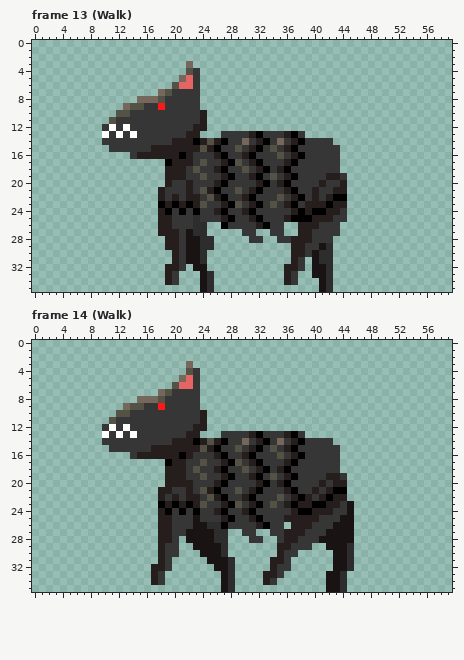
Edited in one commit: pixel-art file (assets/textures/actors/enemies/dark_beast.ase). That is the earlier state.
60x36 pixels, 22 frames. Colours within 5 levels of each other are drawn and written as one. Shown: frame 13 (Walk), frame 14 (Walk). The commit also changed other frames, which this record leaves out.
The result:
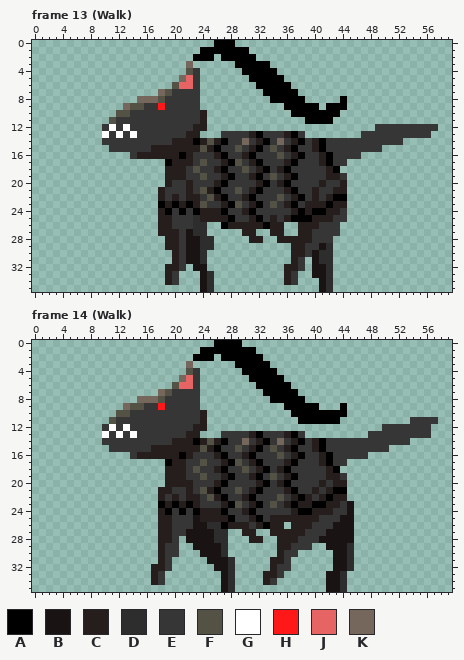
Palette (. is transparent): A #000000  B #1a1313  C #261d1d  D #2e2d2d  E #363636  F #545145  G #ffffff  H #ff1818  J #e66464  K #75675c
From the commit log: Finished dark beast animations * Walking animation finished
Edits made:
layer "walk/hair string" added
Changed rows in their new state; - is an unchanged pixel.
Frame 13 (Walk), layers "walk/hair string", "walk/head & body":
first column x 23:
 0 ---AAA-----------------------------
 1 -AAAAAAA---------------------------
 2 AAA-AAAAA--------------------------
 3 ------AAAAA------------------------
 4 -------AAAAA-----------------------
 5 --------AAAAA----------------------
 6 ---------AAAAA---------------------
 7 ----------AAAAA--------------------
 8 -----------AAAAA-----A-------------
 9 -------------AAAAA-AAA-------------
10 --------------AAAAAAA--------------
11 ----------------AAAA---------------
12 --------------------------EEEEEEEEE
13 ------------------------EEEEEEEEEE-
14 -----------------CA-EEEEEEEEEE-----
15 -----------------CA--EEEEEE--------
16 ------------------CA-EEE-----------
17 ------------------CA-E-------------
18 -------------------CA--------------
first column x 24:
24 CC-----------
25 CCC-------C--
26 ----CCCC--CC-
27 ------CC--CC-
28 -------CC--CC
Frame 14 (Walk), layers "walk/hair string", "walk/head & body":
first column x 23:
 0 ---AAAA----------------------------
 1 -AAAAAAAA--------------------------
 2 AAA-AAAAAA-------------------------
 3 ------AAAAA------------------------
 4 -------AAAAA-----------------------
 5 --------AAAAA----------------------
 6 ---------AAAAA---------------------
 7 ----------AAAAA--------------------
 8 -----------AAAAA-------------------
 9 -------------AAAAA---A-------------
10 --------------AAAAAAAA-------------
11 ---------------AAAAAA----------EEEE
12 ---------------------------EEEEEEE-
13 -------------------------EEEEEEEEE-
14 -----------------CA-EEEEEEEEEEE----
15 -----------------CA--EEEEEEE-------
16 ------------------CA-EEEE----------
17 ------------------CA-E-------------
18 -------------------CA--------------
first column x 24:
23 E-----------
24 CC----------
25 CCC-------CC
26 ----CCC---CC
27 ------CC--CC
28 -------CC--C
